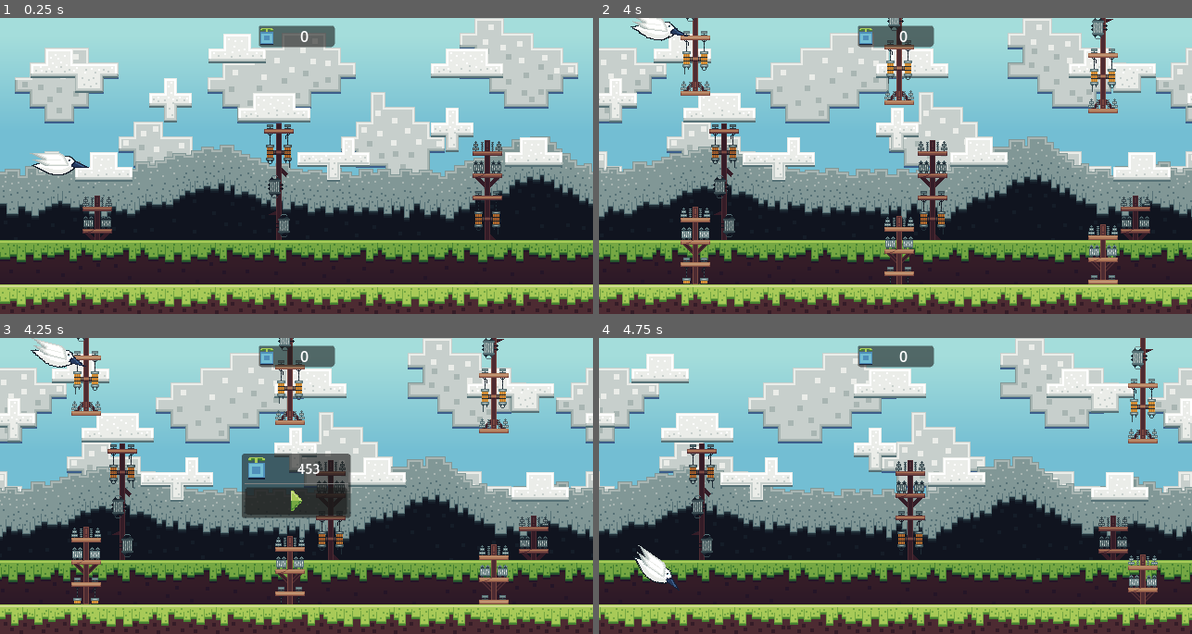
Above: before the commit, frames 1-4 (two rows, left to right).
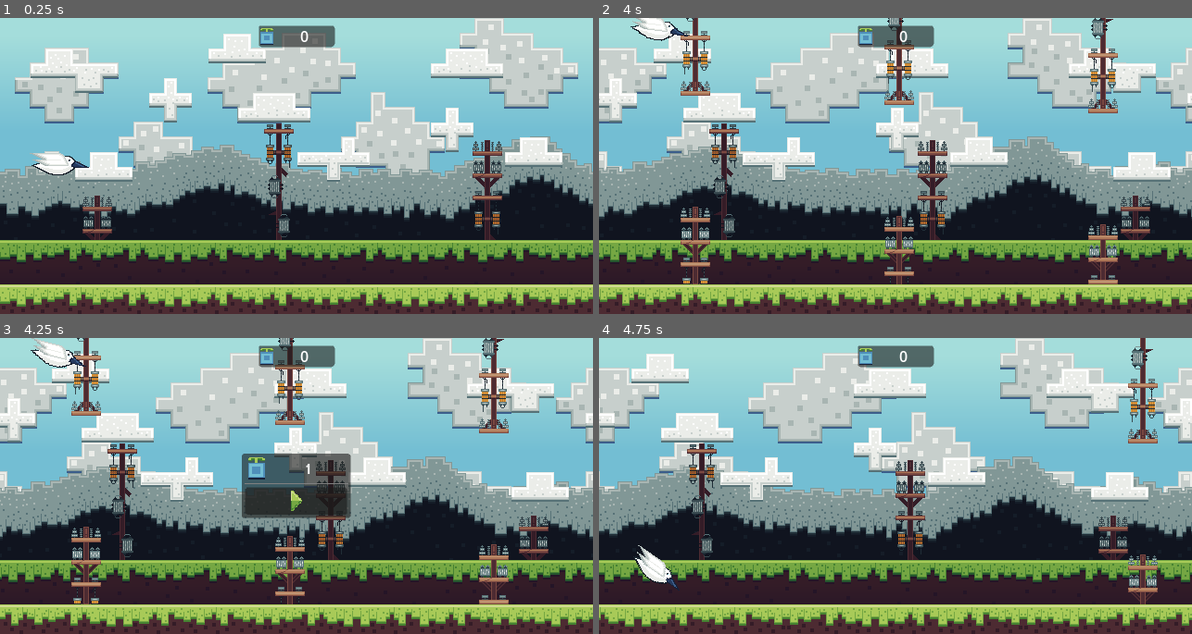
Above: after the commit, the same moments.

Repository: VirtualG450/wing-flapper
Game: Godot game, scene res://Scenes/GameRoot.tscn
The game is run twice, just before and just after one commit, with the same random seed, the same clock (stepped at 60 frames per second) and the same inputs.
Inputs (mouse positions are in pixels of both pictures, inside the frame that each line leads up to):
- Up to frame 1 (0.25 s): no input
- Up to frame 2 (4 s): tap Enter at 0.5 s; move the mouse to (1025, 151) at 0.52 s; press the mouse at (1025, 151) at 0.53 s; move the mouse to (776, 180) at 1.27 s; release the mouse at (776, 180) at 1.28 s; click (776, 180) at 1.35 s; click (776, 180) at 1.52 s; click (776, 180) at 1.82 s; move the mouse to (954, 100) at 2.02 s; press the mouse at (954, 100) at 2.03 s; move the mouse to (865, 225) at 2.77 s; release the mouse at (865, 225) at 2.78 s; click (865, 225) at 2.85 s; click (865, 225) at 3.02 s; click (865, 225) at 3.32 s; move the mouse to (1073, 210) at 3.52 s; press the mouse at (1073, 210) at 3.53 s
- Up to frame 3 (4.25 s): no input
- Up to frame 4 (4.75 s): release the mouse at (1073, 530) at 4.25 s; click (895, 500) at 4.25 s

Frames 1-2 are identical in both runs. In frame 3, less than 0.1% of the frame differs, in the area x 50-54%, y 42-46%; in frame 4, nothing differs.

Commit message:
0.6.0 Area 5
Terminado los dibujos para el area 5, al final he decidido tratar de imitar uno de los parallaxes online de pixel art para ciudades de fondo.

Diff:
--- a/Script/game_root.gd
+++ b/Script/game_root.gd
@@ -33,7 +33,7 @@
 	Rect2(0, 128, 640, 32),
 ]
 # Game state
-var points := 352
+var points := 0
 var last_area := 0
 # Animations
 var tween1 : Tween
@@ -92,7 +92,7 @@
 	close_parallax.autoscroll.x = -48
 	floor_parallax.autoscroll.x = -200
 
-## Changes the parallax environment aera [Farm, Forest, Temple, Sky, Space]
+## Changes the parallax environment aera [Field, Forest, Temple, Sky, OldCity]
 func set_parallax_area(area:int,instant:bool = false) -> void:
 	last_area = area
 	if instant:
Binary file changed: Assets/Graphics/CloseDetailsAtlas.png
Binary file changed: Assets/Graphics/FarDetailsAtlas.png
Binary file changed: Assets/Graphics/FloorAtlas.png
Binary file changed: Assets/Graphics/SkyAtlas.png
Binary file changed: Assets/Graphics/WallAtlas.png
